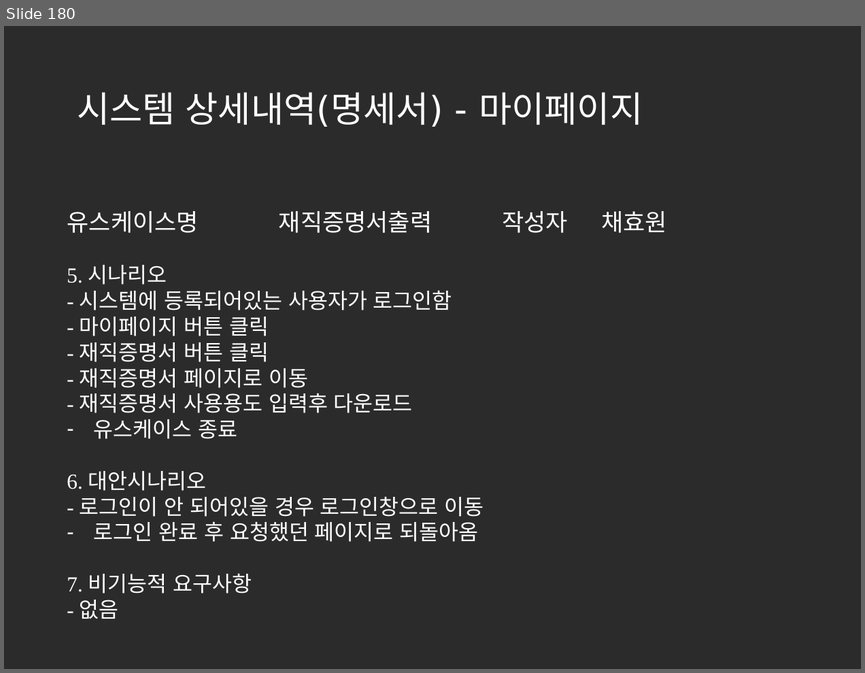
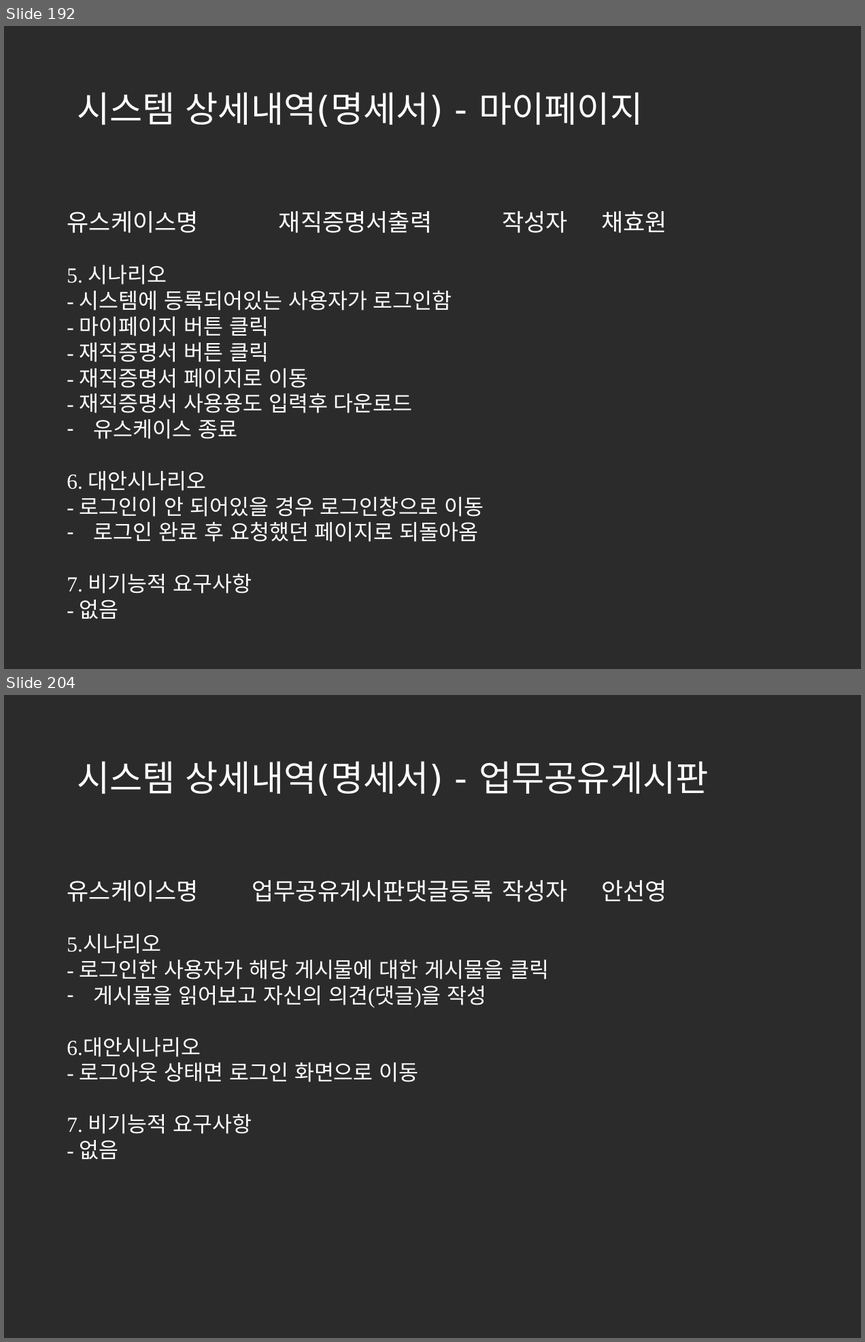
Before and after one commit to korea600/useful, a slide deck: Useful/UML/Presentation/useful_ppt_초안(수정중).pptx. Shown one above the other, each under a label of ours: slide 180 before the commit, slides 192 and 204 after it; the slides between them are not shown. The pictures are 865x673 and 865x1342 pixels, drawn with LibreOffice and Linux fonts; fonts in the diff are those of the drawing; background and template pictures are left out; a plain dark background stands for a picture behind light text. Boxes give left, top, right and bottom in pixels: in the first picture for what was removed or moved away, otherwise in the second. Text is boxed around its words. In the diff, an @@ line names an element or a change of style, - is before the commit and + after.

Commit message:
명세서 완료

```diff
--- a/Useful/UML/Presentation/useful_ppt_초안(수정중).pptx
+++ b/Useful/UML/Presentation/useful_ppt_초안(수정중).pptx
@@ slide 204 added at bbox=[4, 695, 861, 1338], background picture (left out) @@
@@ title added at bbox=[77, 761, 708, 796], 30 pt, text #FFFFFF @@
+시스템 상세내역(명세서) - 업무공유게시판
@@ text added at bbox=[67, 880, 667, 902], 20 pt, text #FFFFFF @@
+유스케이스명 업무공유게시판댓글등록 작성자 안선영
@@ text added at bbox=[67, 935, 549, 1159], 18 pt, text #FFFFFF @@
+5.시나리오
+- 로그인한 사용자가 해당 게시물에 대한 게시물을 클릭
+– 게시물을 읽어보고 자신의 의견(댓글)을 작성
+6.대안시나리오
+- 로그아웃 상태면 로그인 화면으로 이동
+7. 비기능적 요구사항
+- 없음
@@ what was slide 180 is now slide 192 @@
```
Also in this commit, not shown: 1 slide changed, 44 other slides added, 7 slides removed.
